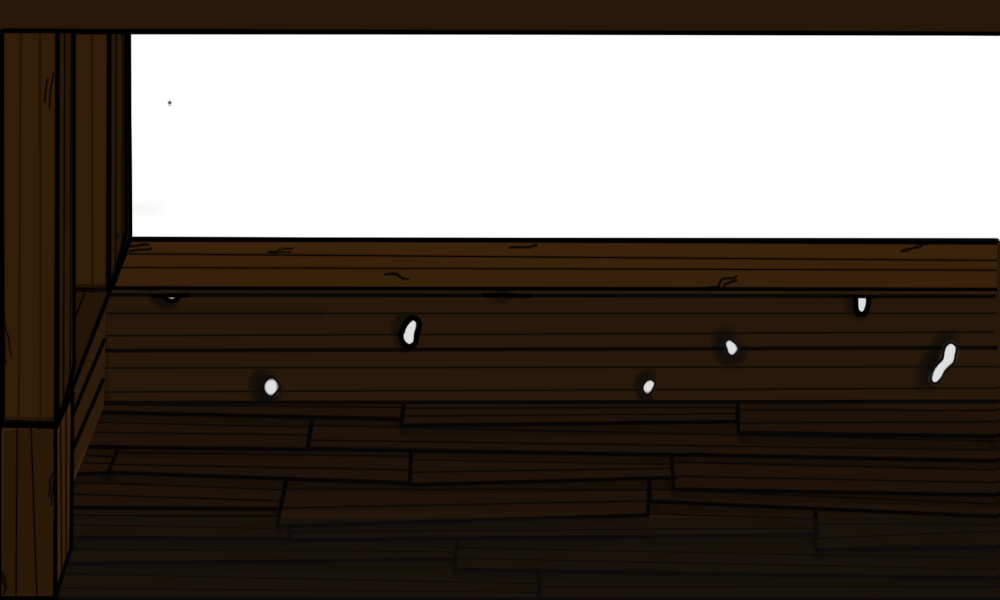
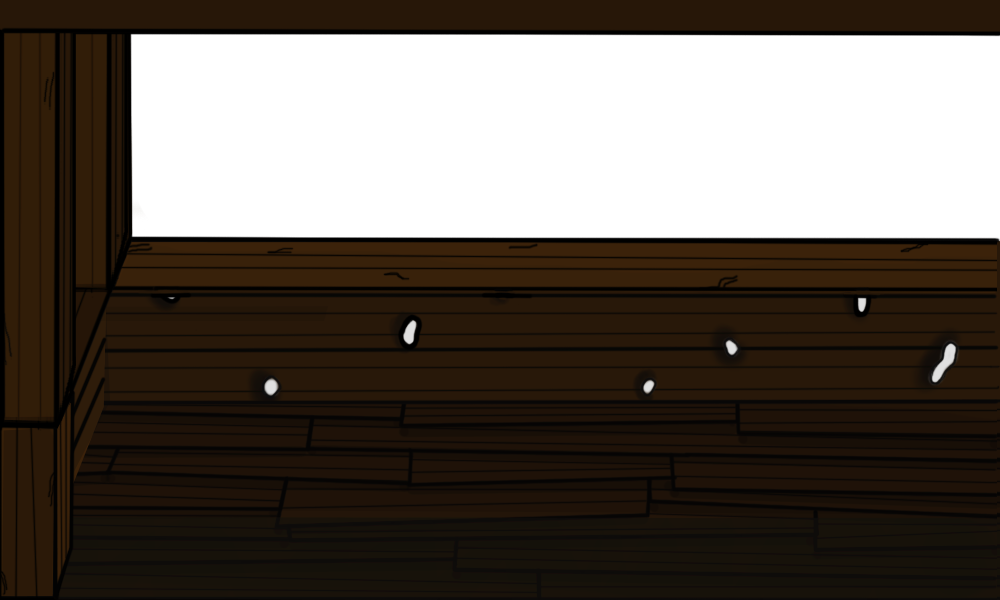
Before/after of a 1000×600 layered artwork. What changed in the layer stack:
painted on "hava" over left=139, top=99, right=173, bottom=217
